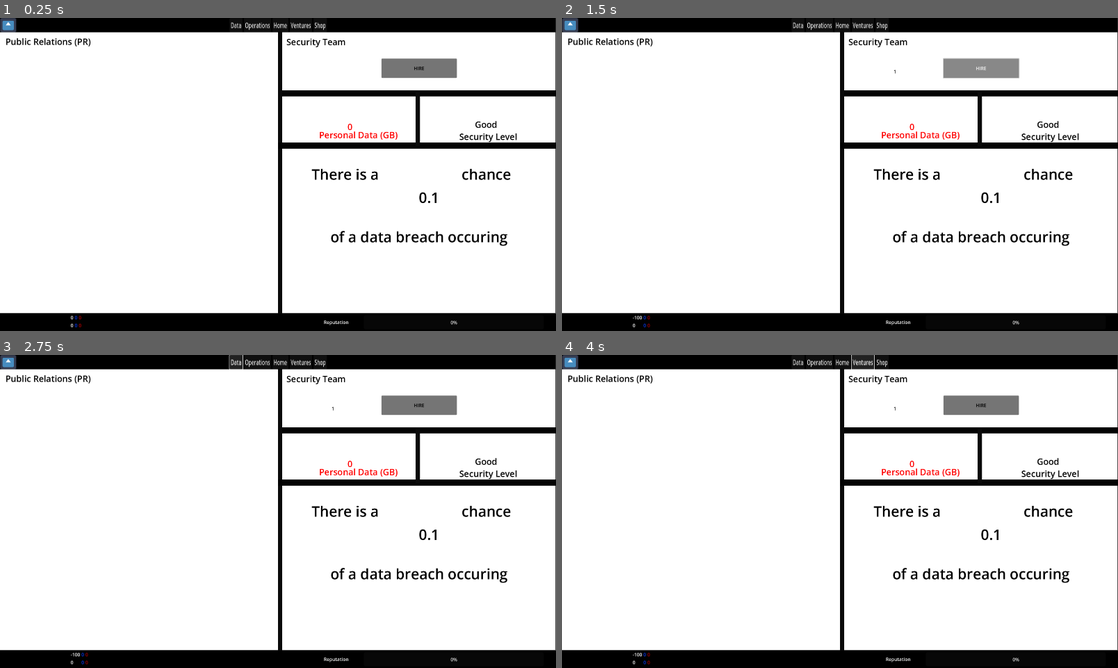
Above: before the commit, frames 1-4 (two rows, left to right).
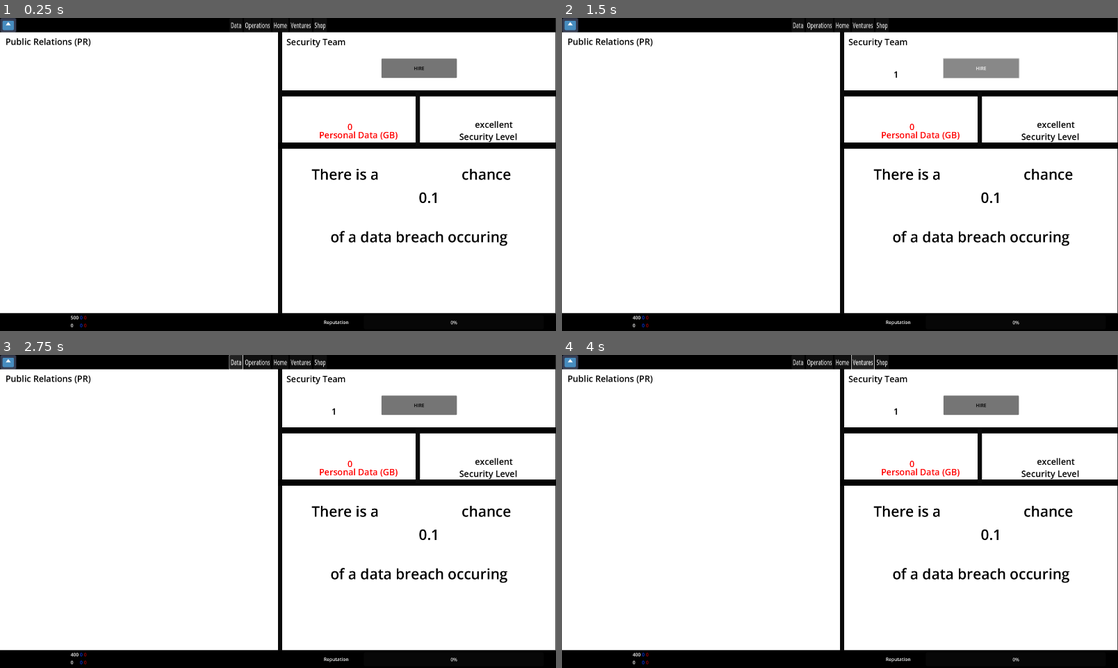
Above: after the commit, the same moments.

Repository: worrall1/PrivacyGame
Game: Godot game, scene res://Operations.tscn
Two runs of this game, one before a commit and one after it. Both use one fixed random seed, a clock stepped at 60 frames per second and the inputs below. The project has no main scene, so this scene is started directly. The engine's default icon, where the game draws it, is replaced by a stand-in: a white triangle on a blue panel in a dark square.
Inputs:
- Up to frame 1 (0.25 s): no input
- Up to frame 2 (1.5 s): click "Operations" at 0.5 s; click "HIRE" at 1.25 s
- Up to frame 3 (2.75 s): click "Data" at 2 s
- Up to frame 4 (4 s): click "Home" at 2.75 s; click "Ventures" at 3.5 s

The runs differ from the first frame. In frame 1, 0.1% of the frame differs, in the area x 12-93%, y 32-99%; in frame 2, 0.1%, in the area x 12-93%, y 16-99%; in frame 3, 0.1%; in frame 4, 0.1%.

Commit message:
Costs and operations functionality

Diff:
--- a/Globals.gd
+++ b/Globals.gd
@@ -1,6 +1,6 @@
 extends Node
 
-var money = 0
+var money = 500
 var mps = 0
 var blueData = 0
 var bdps = 0
--- a/Operations.gd
+++ b/Operations.gd
@@ -1,23 +1,43 @@
 extends CanvasLayer
 
+var hire_cost = 100 # Initial cost to hire a team member
 
 # Called when the node enters the scene tree for the first time.
 func _ready():
 	pass # Replace with function body.
 
-
 # Called every frame. 'delta' is the elapsed time since the previous frame.
 func _process(delta):
 	$PersData.text = str(Globals.redData)
+	update_security_level()  # Update the security level
 	$SecLevel.text = str(Globals.securityLevel)
 	$BreachProb.text = str(Globals.breachProb)
 
+	# Disable the hire button if not enough money
+	$Hire.disabled = Globals.money < hire_cost
+
 	pass
 
+func _on_hire_pressed():
+	if Globals.money >= hire_cost:
+		Globals.securityFreq += 1
+		Globals.money -= hire_cost
+		hire_cost += 50 # Increase the cost for the next hire
 
-func _on_hire_pressed():
-	Globals.securityFreq += 1
-	Globals.money -= 100
-	$SecurityLabel.text = str(Globals.securityFreq)
+		$SecurityLabel.text = str(Globals.securityFreq)
+	pass
 
-	pass # Replace with function body.
+# Function to update the security level
+func update_security_level():
+	var ratio = Globals.redData / max(Globals.securityFreq, 1) # Avoid division by zero
+
+	if ratio > 1.5:
+		Globals.securityLevel = "inadequate"
+	elif ratio > 1.0:
+		Globals.securityLevel = "poor"
+	elif ratio > 0.5:
+		Globals.securityLevel = "medium"
+	elif ratio > 0.2:
+		Globals.securityLevel = "good"
+	else:
+		Globals.securityLevel = "excellent"
--- a/Operations.tscn
+++ b/Operations.tscn
@@ -58,6 +58,7 @@
 offset_right = 1308.0
 offset_bottom = 259.0
 theme_override_colors/font_color = Color(0, 0, 0, 1)
+theme_override_font_sizes/font_size = 30
 
 [node name="Line3" type="ColorRect" parent="."]
 offset_left = 960.0
--- /dev/null
+++ b/costs.gd
@@ -0,0 +1,30 @@
+extends Node
+
+# Variables for upgrades
+var upgrade_level = 0
+var upgrade_cost = 100
+var upgrade_mult = 0
+
+# Called when the node enters the scene tree for the first time.
+func _ready():
+	pass
+
+# Example function to handle upgrades
+func buy_upgrade():
+	if Globals.money >= upgrade_cost:
+		Globals.money -= upgrade_cost
+		upgrade_level += 1
+		upgrade_mult = upgrade_level / 2
+		upgrade_cost += 50 * upgrade_mult # Increase cost for next upgrade
+
+		# Modify other global variables based on upgrade (example)
+		Globals.mps += 1 # Increase money per second as an example effect of the upgrade
+		# Add other effects of the upgrade here
+
+		print("Upgrade successful! New level: " + str(upgrade_level))
+	else:
+		print("Not enough money for upgrade!")
+
+# Called every frame. 'delta' is the elapsed time since the previous frame.
+func _process(delta):
+	pass
